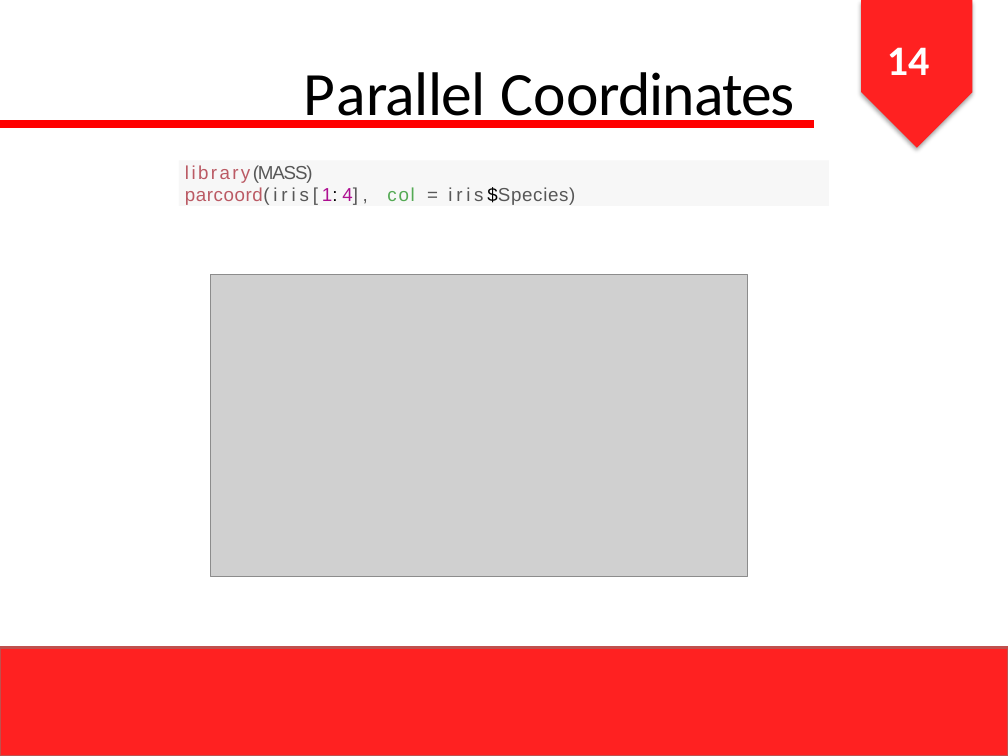
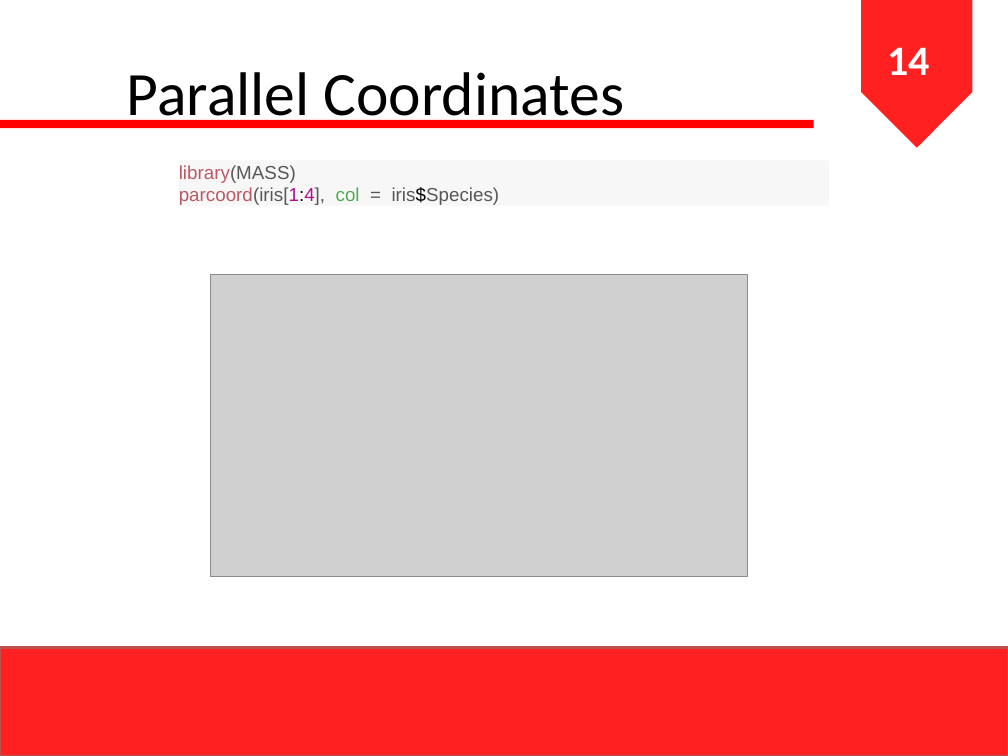
Before and after one commit to ihsanarifr/TugasKuliah, a slide deck: slide 15 of CodeDatamining/prak4/Slide Praktikum 4.pptx. Drawn at 1008x756 pixels with LibreOffice and Linux fonts; fonts in the diff are those of the drawing; grey boxes stand for pictures. Boxes give left, top, right and bottom in pixels: in the first picture for what was removed or moved away, otherwise in the second. Text is boxed around its words. In the diff, an @@ line names an element or a change of style, - is before the commit and + after.

```diff
--- a/CodeDatamining/prak4/Slide Praktikum 4.pptx
+++ b/CodeDatamining/prak4/Slide Praktikum 4.pptx
@@ pentagon arrow at <box>861,0,972,148</box>: shadow off; proportions changed @@
@@ text added at <box>127,72,624,128</box>, 44 pt, text #000000 @@
+Parallel Coordinates
@@ title removed at <box>303,72,794,128</box> @@
-Parallel Coordinates
@@ rectangle "library(MASS)" at <box>178,160,829,206</box>: letter spacing 1.7 to 0 pt in "library(MASS)"; letter spacing -0.9 to 0 pt in "library(MASS)", "="; letter spacing 0.4 to 0 pt, letter spacing 2.8 to 0 pt, letter spacing 3.3 to 0 pt in "parcoord(iris[1:4],"; letter spacing -0.5 to 0 pt in "parcoord(iris[1:4], iris$Species)"; letter spacing 1.2 to 0 pt in "col"; letter spacing 2.7 to 0 pt, letter spacing 0.5 to 0 pt in "iris$Species)"; indent changed @@
```
Also in this commit, not shown: 18 other slides changed, 18 other files.
